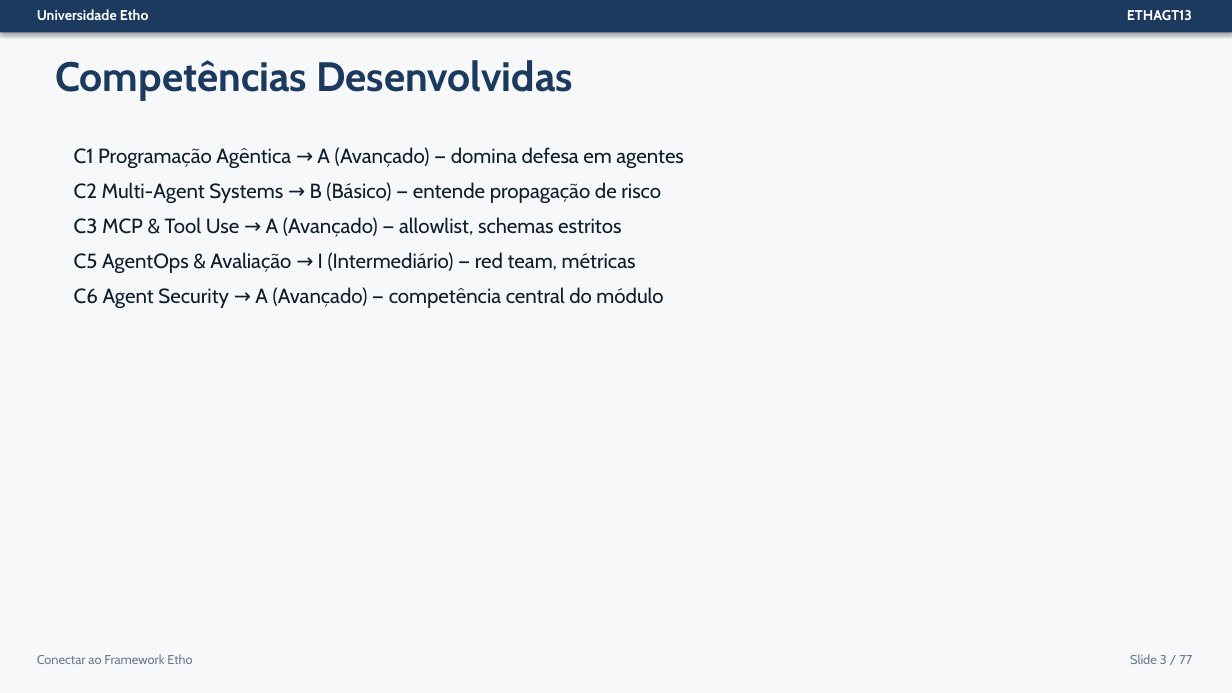
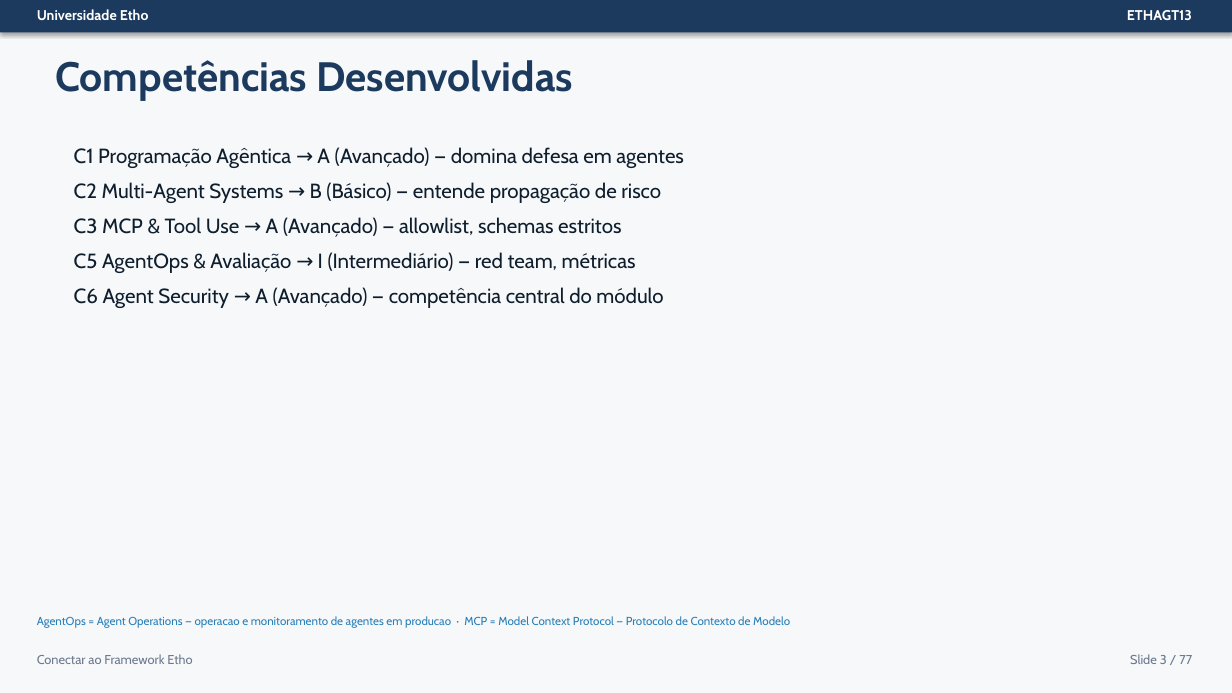
Before and after one commit to Etho-University/especializacao-programacao-agentica, a slide deck: slide 3 of docs/03-Slides/ETHAGT13/ETHAGT13-Apresentacao.pptx. Drawn at 1232x693 pixels with LibreOffice and Linux fonts; fonts in the diff are those of the drawing. Boxes give left, top, right and bottom in pixels: in the first picture for what was removed or moved away, otherwise in the second. Text is boxed around its words. In the diff, an @@ line names an element or a change of style, - is before the commit and + after.

```diff
--- a/docs/03-Slides/ETHAGT13/ETHAGT13-Apresentacao.pptx
+++ b/docs/03-Slides/ETHAGT13/ETHAGT13-Apresentacao.pptx
@@ text added at box(37, 616, 790, 628), 9 pt, text #2980B9 @@
+AgentOps = Agent Operations — operacao e monitoramento de agentes em producao · MCP = Model Context Protocol — Protocolo de Contexto de Modelo
```
Also in this commit, not shown: 6 other slides changed, 55 other files.
